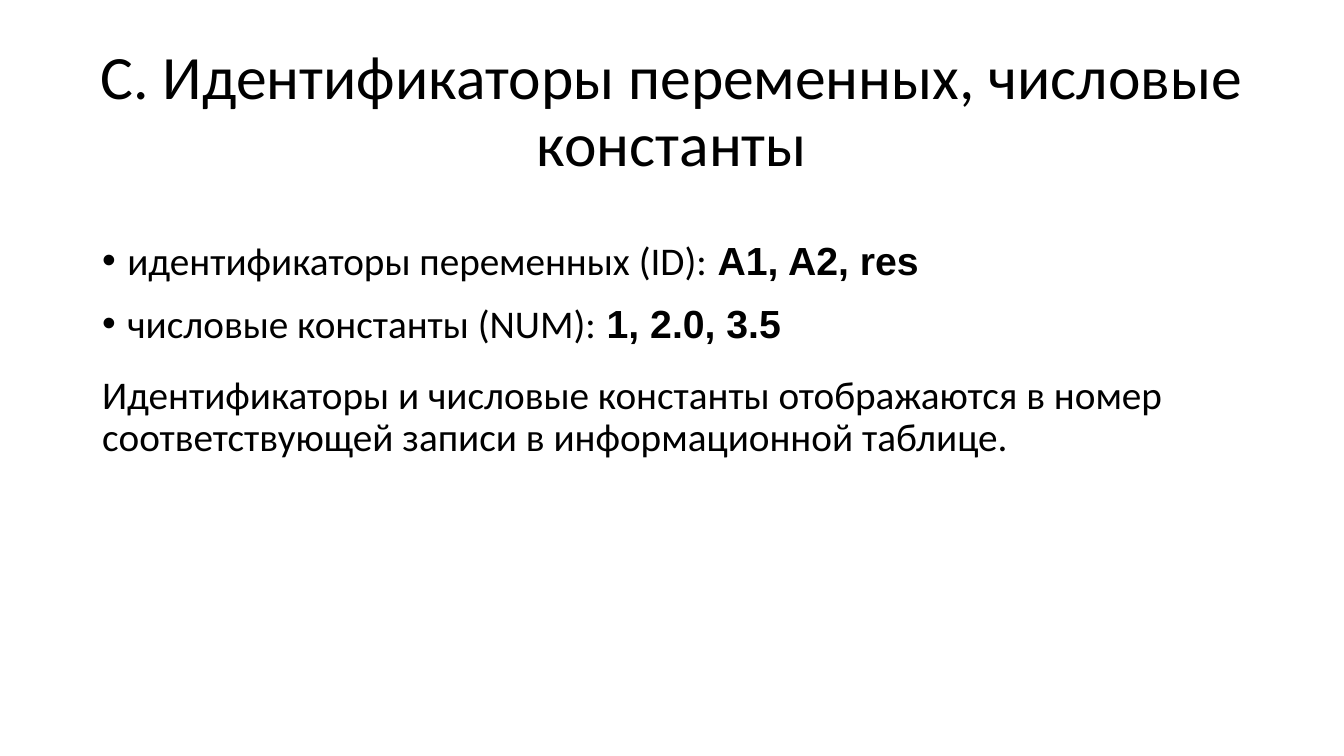
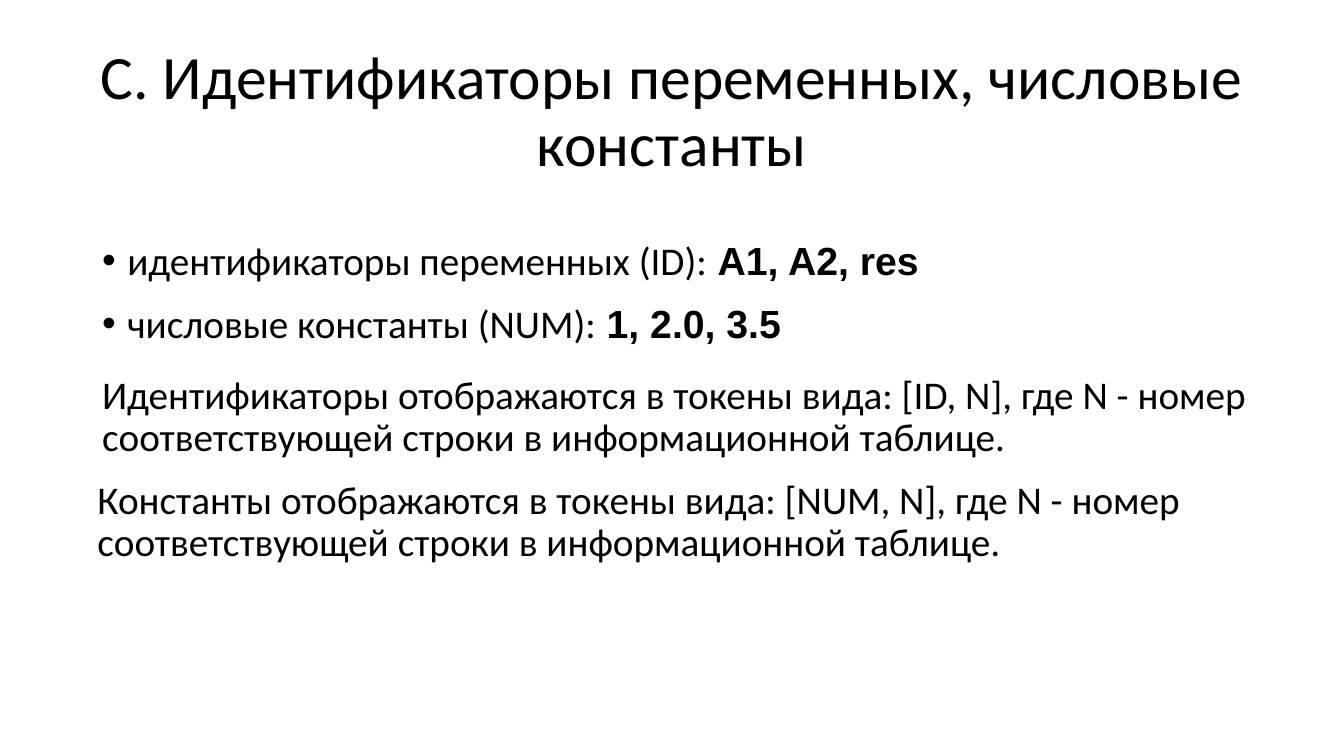
Before and after one commit to goddamnteam/korzun, a slide deck: slide 8 of task3.pptx. Drawn at 1344x756 pixels with LibreOffice and Linux fonts; fonts in the diff are those of the drawing. Boxes give left, top, right and bottom in pixels: in the first picture for what was removed or moved away, otherwise in the second. Text is boxed around its words. In the diff, an @@ line names an element or a change of style, - is before the commit and + after.

```diff
--- a/task3.pptx
+++ b/task3.pptx
@@ text at bbox=[102, 380, 1246, 458]: text changed @@
-Идентификаторы и числовые константы отображаются в номер соответствующей записи в информационной таблице.
+Идентификаторы отображаются в токены вида: [ID, N], где N - номер соответствующей строки в информационной таблице.
@@ text added at bbox=[97, 485, 1180, 563], 28 pt, text #000000 @@
+Константы отображаются в токены вида: [NUM, N], где N - номер соответствующей строки в информационной таблице.
```
Also in this commit, not shown: 12 other slides changed, 9 slides added, 7 slides removed.
